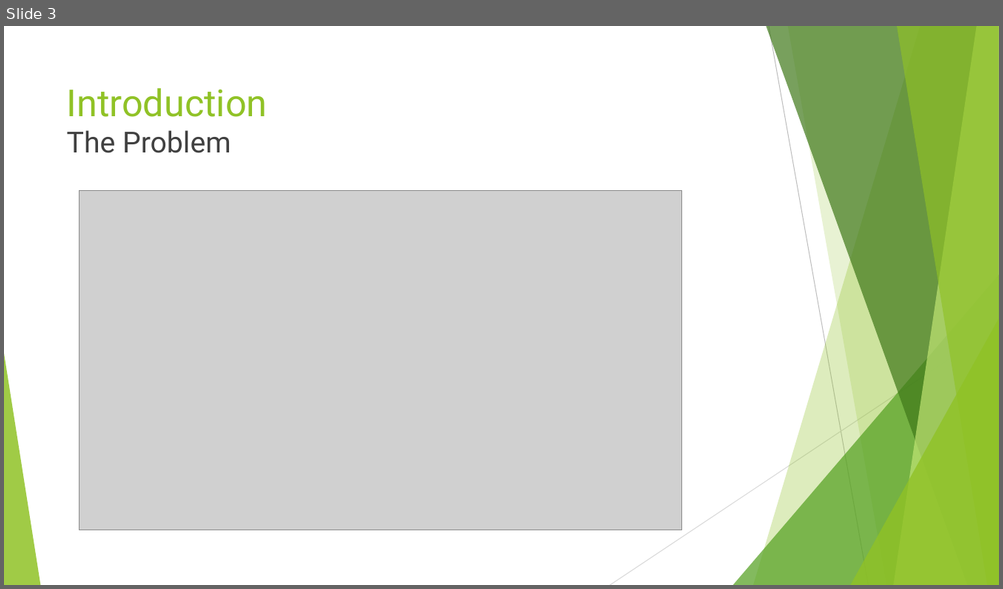
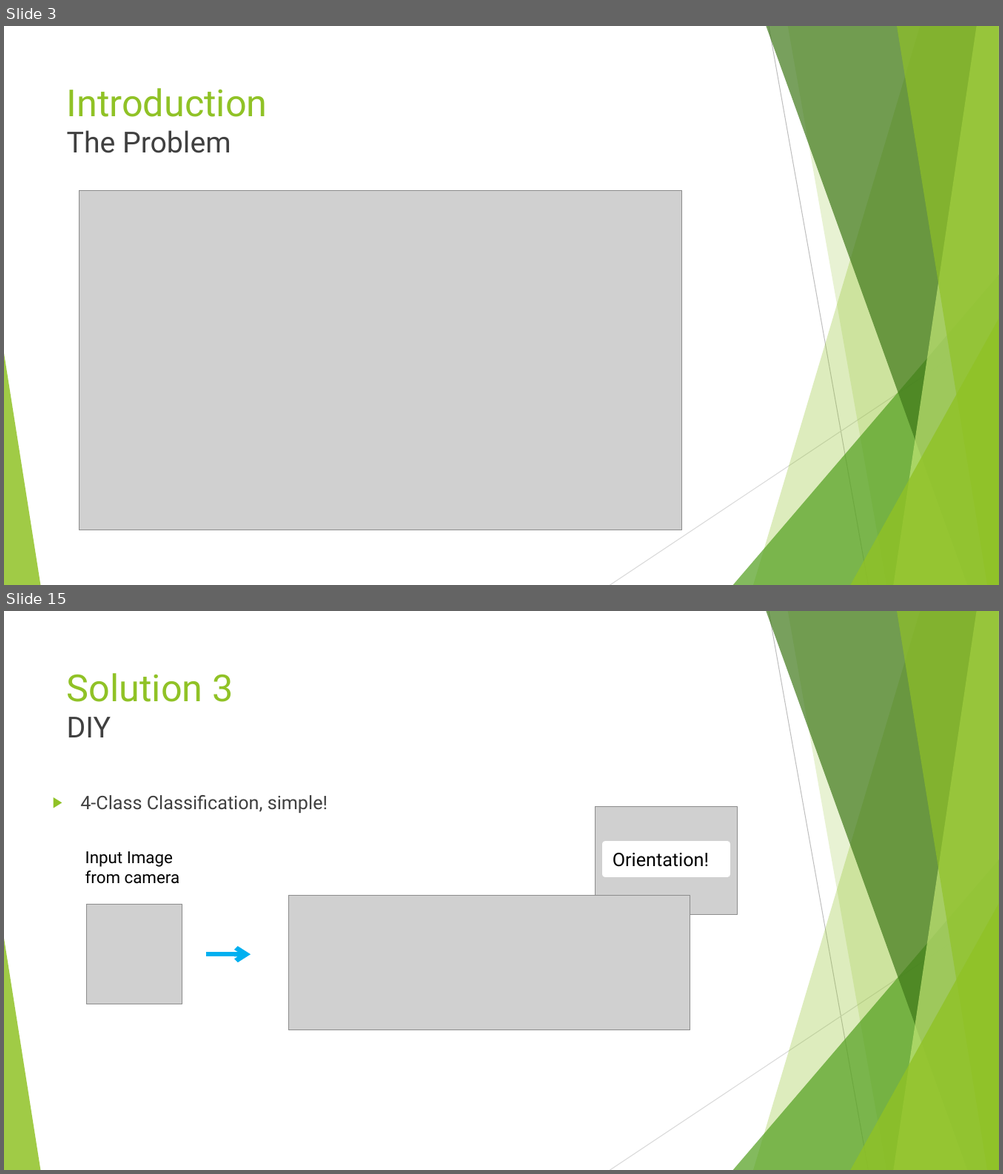
Before and after one commit to realleyriley/Honors-Thesis, a slide deck: Paperwork/Summer Research Presentation.pptx. Shown one above the other, each under a label of ours: slide 3 before the commit, slides 3 and 15 after it; the slides between them are not shown. The pictures are 1003x589 and 1003x1174 pixels, drawn with LibreOffice and Linux fonts; fonts in the diff are those of the drawing; grey boxes stand for pictures. Boxes give left, top, right and bottom in pixels: in the first picture for what was removed or moved away, otherwise in the second. Text is boxed around its words. In the diff, an @@ line names an element or a change of style, - is before the commit and + after.

```diff
--- a/Paperwork/Summer Research Presentation.pptx
+++ b/Paperwork/Summer Research Presentation.pptx
@@ slide 15 added at [4,611,999,1170], background #FFFFFF; not listed: 10 template elements that a slide beside it also shows @@
@@ title added at [67,673,233,738], 36 pt, text #90C226 @@
+Solution 3
+DIY
@@ text added at [80,795,327,813], 18 pt, text #404040 @@
+▶ 4-Class Classification, simple!
@@ picture added at [595,807,737,914] @@
@@ text added at [85,851,180,884], 16 pt, text #000000 @@
+Input Image from camera
@@ rectangle added at [606,845,728,874], fill #FFFFFF, outline #FFFFFF 6 pt, 18 pt, text #000000 @@
+Orientation!
@@ picture added at [288,896,690,1031] @@
@@ picture added at [86,905,182,1005] @@
@@ arrow added from (206, 955) to (250, 955), #00B0F0 4.5 pt @@
```
Also in this commit, not shown: 5 slides changed, 12 other slides added, 2 slides removed, 3 other files.
